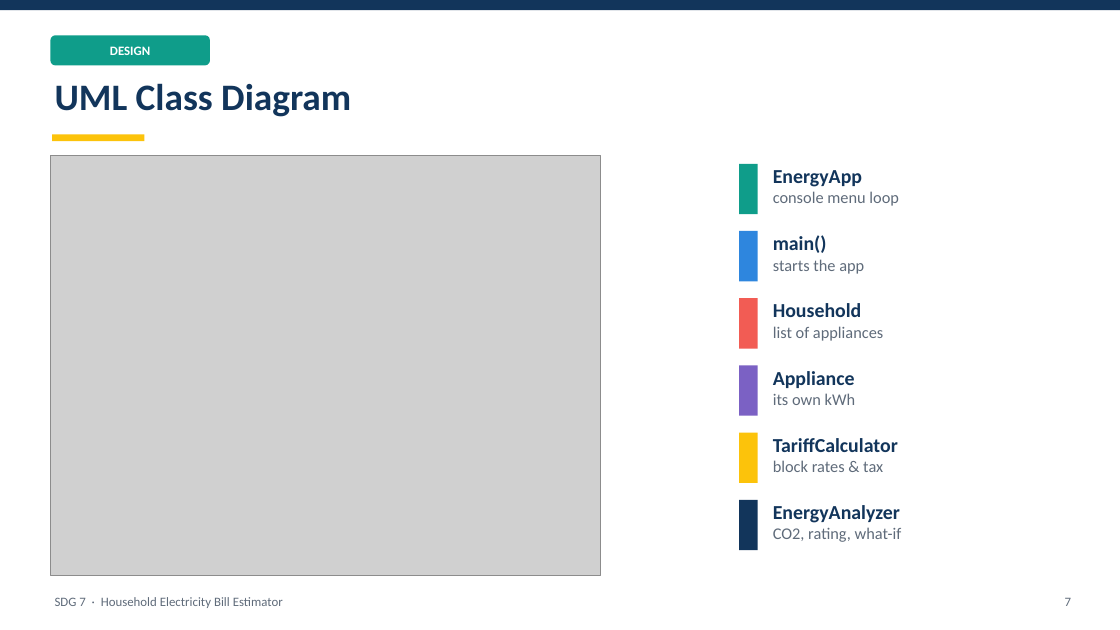
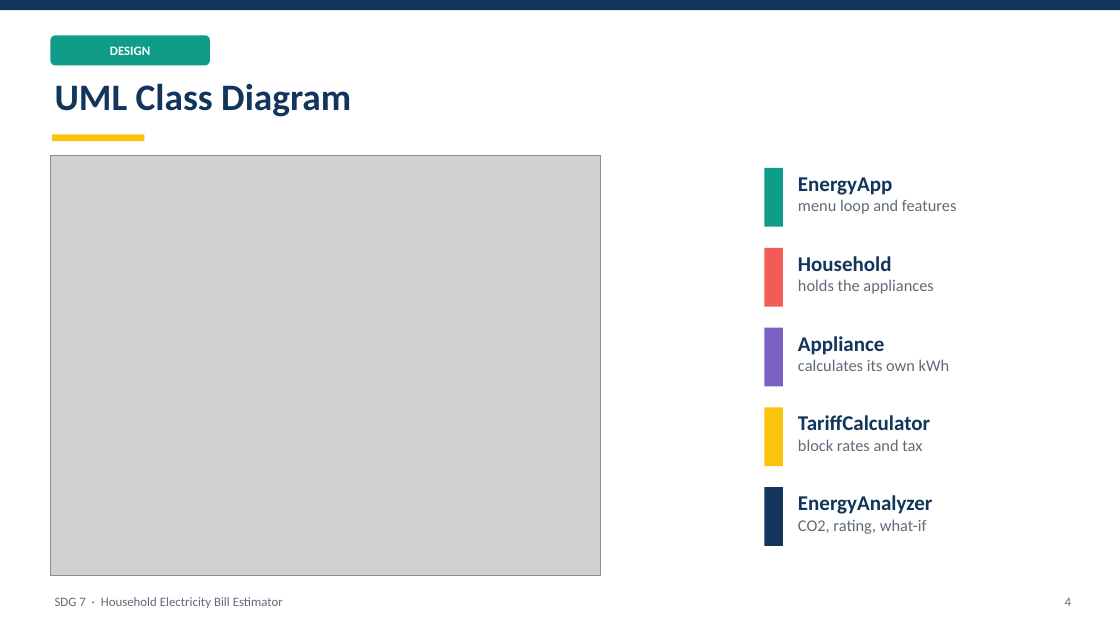
Before and after one commit to mh9d/ELT, a slide deck: slide 4 of docs/Slides_SDG7_Electricity_Bill_Estimator.pptx (slide 7 before the commit). Drawn at 1120x630 pixels with LibreOffice and Linux fonts; fonts in the diff are those of the drawing; grey boxes stand for pictures. Boxes give left, top, right and bottom in pixels: in the first picture for what was removed or moved away, otherwise in the second. Text is boxed around its words. In the diff, an @@ line names an element or a change of style, - is before the commit and + after.

```diff
--- a/docs/Slides_SDG7_Electricity_Bill_Estimator.pptx
+++ b/docs/Slides_SDG7_Electricity_Bill_Estimator.pptx
@@ rectangle: place and size @@
-rectangle at (739,164,758,214)
+rectangle at (765,168,783,227)
@@ text "EnergyApp": place and size @@
-text "EnergyApp" at (773,170,899,206)
+text "EnergyApp" at (798,177,957,214)
@@ text at (798,177,892,195): size 17 to 18 pt in "EnergyApp" @@
@@ text at (798,199,957,214): text changed @@
-console menu loop
+menu loop and features
@@ rectangle: place and size @@
-rectangle at (739,231,758,281)
+rectangle at (765,248,783,307)
@@ rectangle at (765,248,783,307): fill #2E86DE to #F25C54 @@
@@ text at (798,256,933,294): text changed @@
-main()
-starts the app
+Household
+holds the appliances
@@ rectangle: place and size @@
-rectangle at (739,298,758,349)
+rectangle at (765,328,783,386)
@@ rectangle at (765,328,783,386): fill #F25C54 to #7B61C4 @@
@@ text removed at (773,303,883,341) @@
-Household
-list of appliances
@@ text "Appliance": place and size @@
-text "Appliance" at (773,371,856,405)
+text "Appliance" at (798,336,950,371)
@@ text at (798,359,950,371): text changed @@
-its own kWh
+calculates its own kWh
@@ text at (798,336,884,355): size 17 to 18 pt in "Appliance" @@
@@ rectangle: place and size @@
-rectangle at (739,365,758,416)
+rectangle at (765,408,783,466)
@@ rectangle at (765,408,783,466): fill #7B61C4 to #FCC30B @@
@@ text "TariffCalculator": place and size @@
-text "TariffCalculator" at (773,438,898,472)
+text "TariffCalculator" at (798,415,930,451)
@@ text at (798,415,930,430): size 17 to 18 pt in "TariffCalculator" @@
@@ text at (798,439,922,451): text changed @@
-block rates & tax
+block rates and tax
@@ rectangle removed at (739,500,758,550) @@
@@ rectangle: place and size @@
-rectangle at (739,433,758,483)
+rectangle at (765,487,783,546)
@@ rectangle at (765,487,783,546): fill #FCC30B to #12355B @@
@@ text "EnergyAnalyzer": place and size @@
-text "EnergyAnalyzer" at (773,505,902,542)
+text "EnergyAnalyzer" at (798,495,932,534)
@@ text at (798,495,932,514): size 17 to 18 pt in "EnergyAnalyzer" @@
@@ text at (1065,598,1071,606): text changed @@
-7
+4
```
Also in this commit, not shown: 2 other slides changed, 4 slides added, 15 slides removed, 1 other file.
